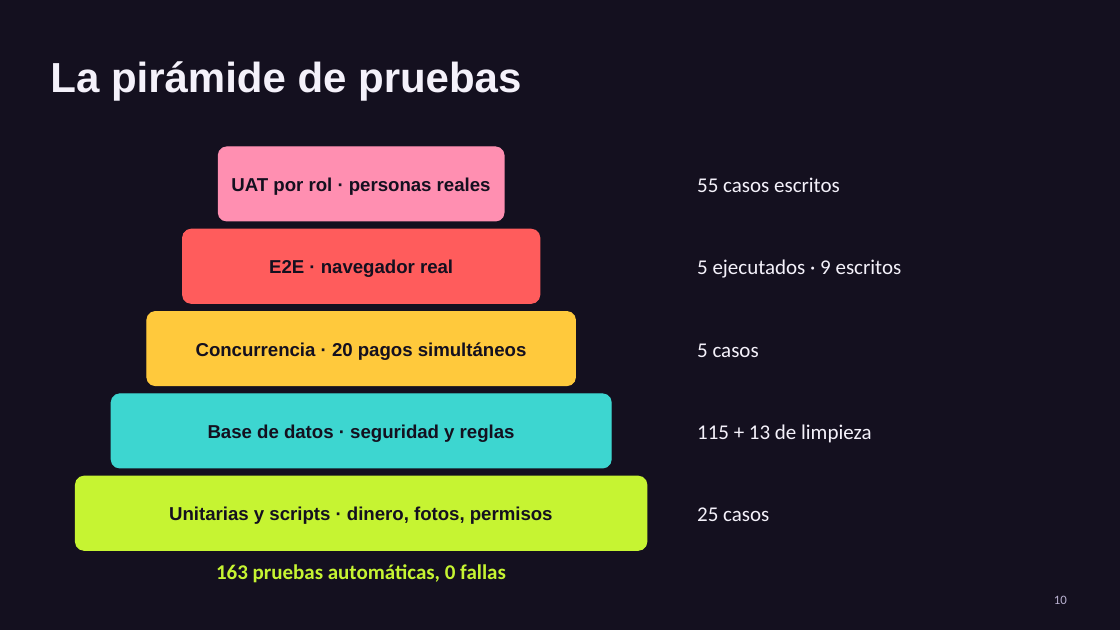
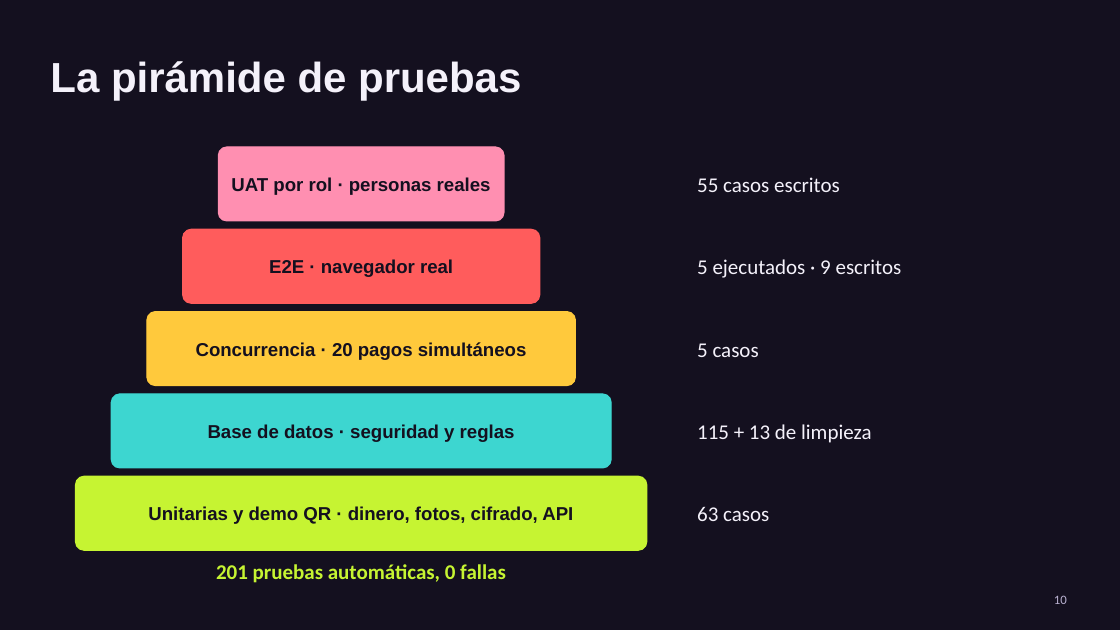
Before and after one commit to bolivianotech/garagesales, a slide deck: slide 10 of docs/presentations/GarageSales-taller-fin-de-semana.pptx. Drawn at 1120x630 pixels with LibreOffice and Linux fonts; fonts in the diff are those of the drawing. Boxes give left, top, right and bottom in pixels: in the first picture for what was removed or moved away, otherwise in the second. Text is boxed around its words. In the diff, an @@ line names an element or a change of style, - is before the commit and + after.

```diff
--- a/docs/presentations/GarageSales-taller-fin-de-semana.pptx
+++ b/docs/presentations/GarageSales-taller-fin-de-semana.pptx
@@ text at (x1=148, y1=506, x2=573, y2=524): text changed @@
-Unitarias y scripts · dinero, fotos, permisos
+Unitarias y demo QR · dinero, fotos, cifrado, API
@@ text at (x1=697, y1=506, x2=769, y2=521): text changed @@
-25 casos
+63 casos
@@ text at (x1=216, y1=564, x2=506, y2=583): text changed @@
-163 pruebas automáticas, 0 fallas
+201 pruebas automáticas, 0 fallas
```
Also in this commit, not shown: 1 other slide changed, 2 other files.
